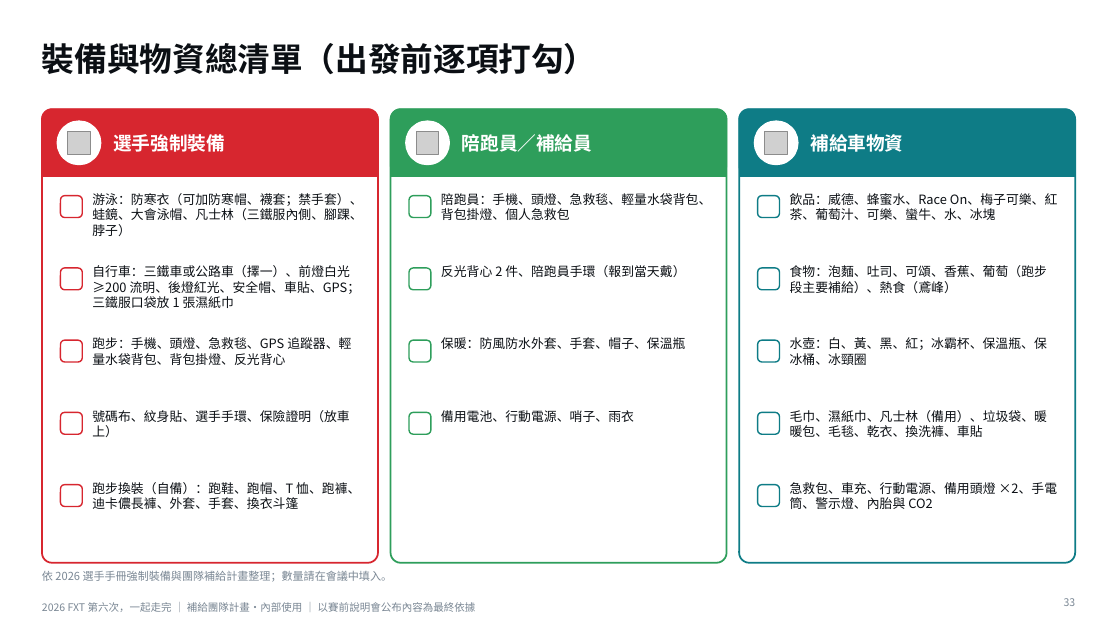
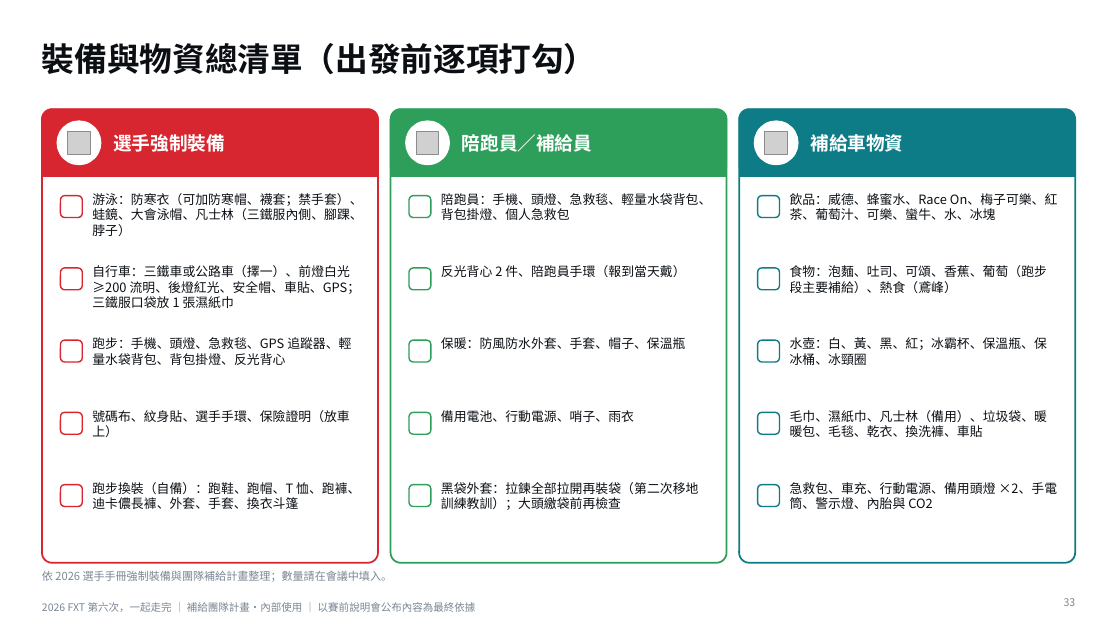
Before and after one commit to powermovebboy-sys/Race-site, a slide deck: slide 33 of deck/2026_FXT_第六次一起走完.pptx. Drawn at 1120x630 pixels with LibreOffice and Linux fonts; fonts in the diff are those of the drawing; grey boxes stand for pictures. Boxes give left, top, right and bottom in pixels: in the first picture for what was removed or moved away, otherwise in the second. Text is boxed around its words. In the diff, an @@ line names an element or a change of style, - is before the commit and + after.

```diff
--- a/deck/2026_FXT_第六次一起走完.pptx
+++ b/deck/2026_FXT_第六次一起走完.pptx
@@ rounded rectangle added at (409, 485, 431, 507), fill #FFFFFF, outline #2E9E5B 1.2 pt @@
@@ text added at (441, 482, 699, 510), 11 pt, text #0B0F14 @@
+黑袋外套：拉鍊全部拉開再裝袋（第二次移地訓練教訓）；大頭繳袋前再檢查
```
Also in this commit, not shown: 2 other slides changed, 2 other files.
